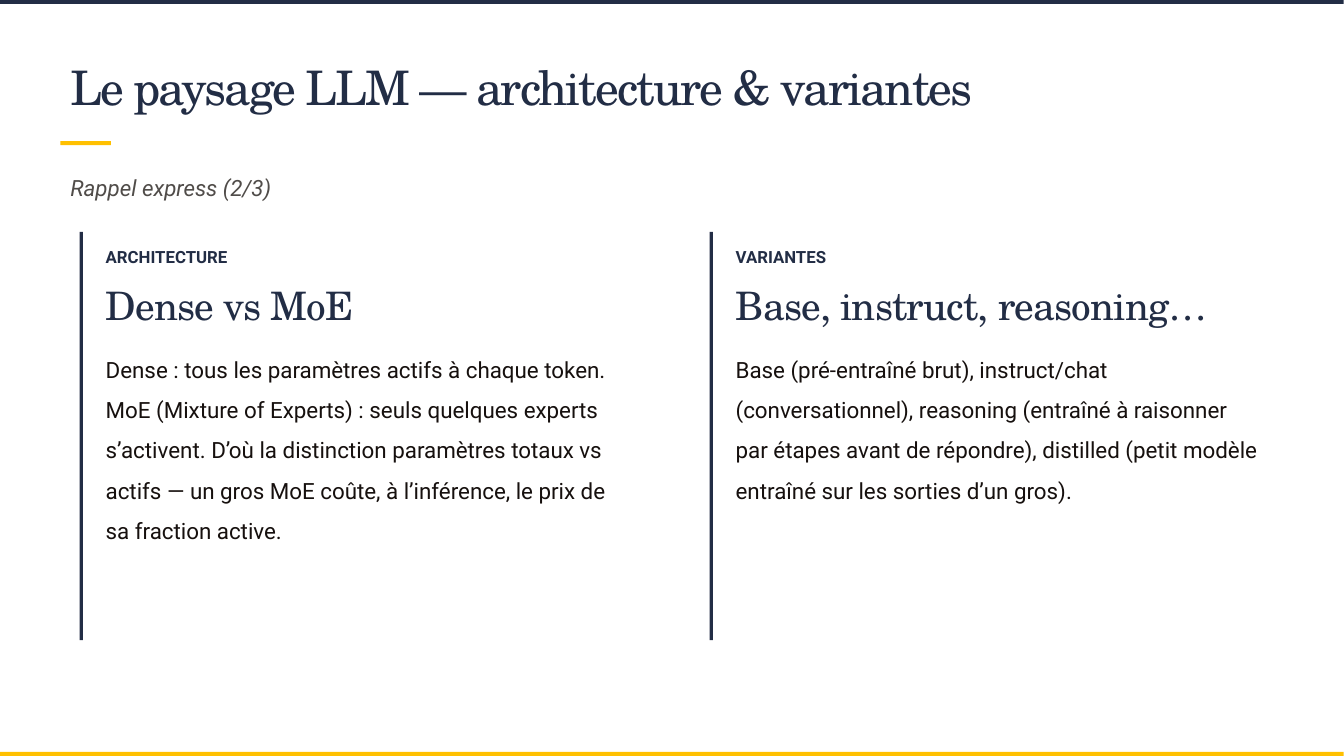
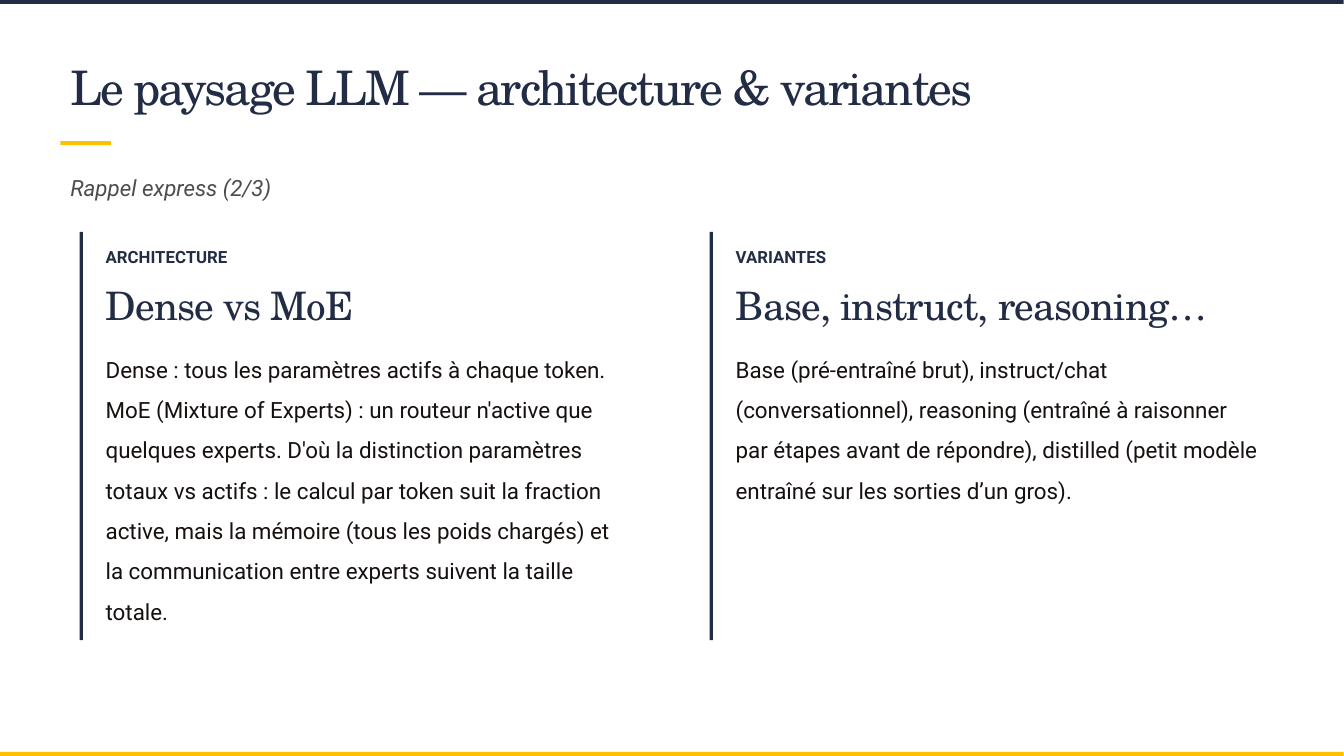
Before and after one commit to SCIAM-FR/formation-ia, a slide deck: slide 15 of slides/Support_formation_SCIAM.pptx. Drawn at 1344x756 pixels with LibreOffice and Linux fonts; fonts in the diff are those of the drawing; background and template pictures are left out. Boxes give left, top, right and bottom in pixels: in the first picture for what was removed or moved away, otherwise in the second. Text is boxed around its words. In the diff, an @@ line names an element or a change of style, - is before the commit and + after.

```diff
--- a/slides/Support_formation_SCIAM.pptx
+++ b/slides/Support_formation_SCIAM.pptx
@@ text at (x1=106, y1=361, x2=609, y2=621): text changed @@
-Dense : tous les paramètres actifs à chaque token. MoE (Mixture of Experts) : seuls quelques experts s’activent. D’où la distinction paramètres totaux vs actifs — un gros MoE coûte, à l’inférence, le prix de sa fraction active.
+Dense : tous les paramètres actifs à chaque token. MoE (Mixture of Experts) : un routeur n'active que quelques experts. D'où la distinction paramètres totaux vs actifs : le calcul par token suit la fraction active, mais la mémoire (tous les poids chargés) et la communication entre experts suivent la taille totale.
```
Also in this commit, not shown: 13 other slides changed, 6 slides added, 23 other files.
